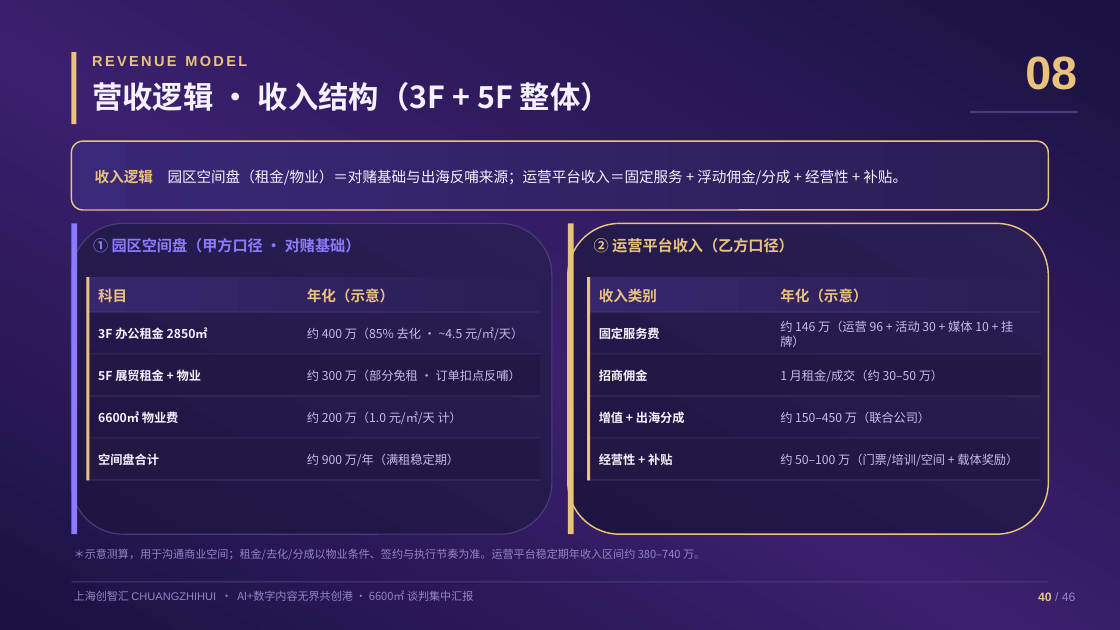
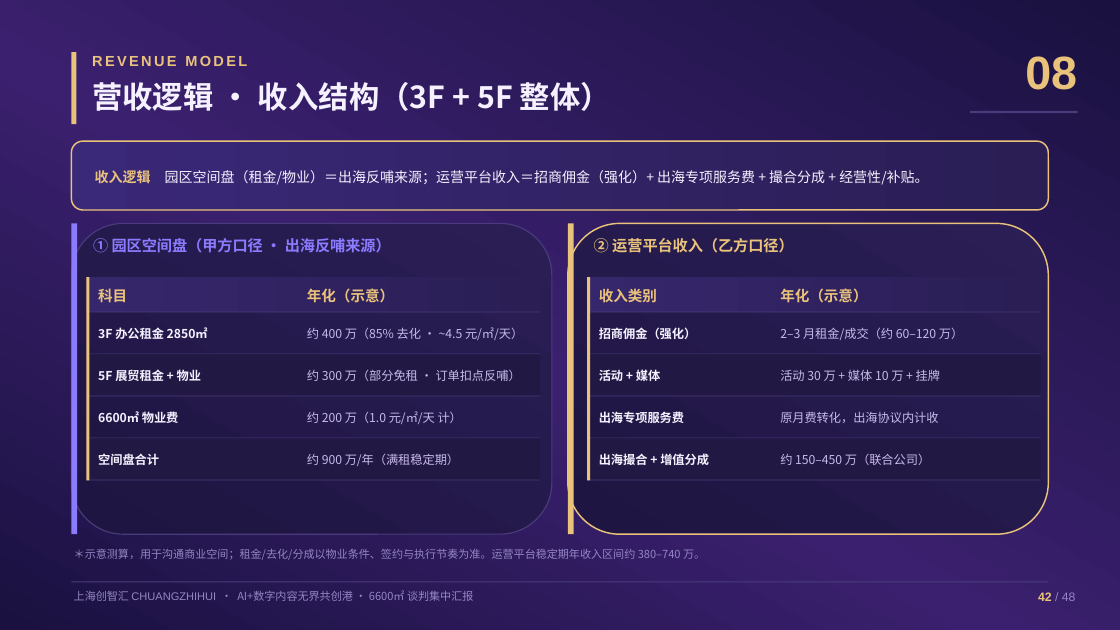
Before and after one commit to hujigang2010-maker/AIDEN, a slide deck: slide 42 of proposal/chuangzhihui-6600-proposal.pptx (slide 40 before the commit). Drawn at 1120x630 pixels with LibreOffice and Linux fonts; fonts in the diff are those of the drawing. Boxes give left, top, right and bottom in pixels: in the first picture for what was removed or moved away, otherwise in the second. Text is boxed around its words. In the diff, an @@ line names an element or a change of style, - is before the commit and + after.

```diff
--- a/proposal/chuangzhihui-6600-proposal.pptx
+++ b/proposal/chuangzhihui-6600-proposal.pptx
@@ text at (x1=95, y1=170, x2=928, y2=185): text changed; size 12.5 to 12 pt @@
-收入逻辑 园区空间盘（租金/物业）＝对赌基础与出海反哺来源；运营平台收入＝固定服务 + 浮动佣金/分成 + 经营性 + 补贴。
+收入逻辑 园区空间盘（租金/物业）＝出海反哺来源；运营平台收入＝招商佣金（强化）+ 出海专项服务费 + 撮合分成 + 经营性/补贴。
@@ text at (x1=93, y1=238, x2=391, y2=253): text changed @@
-① 园区空间盘（甲方口径 · 对赌基础）
+① 园区空间盘（甲方口径 · 出海反哺来源）
@@ text at (x1=599, y1=327, x2=696, y2=339): text changed @@
-固定服务费
+招商佣金（强化）
@@ text at (x1=780, y1=328, x2=963, y2=340): text changed @@
-约 146 万（运营 96 + 活动 30 + 媒体 10 + 挂牌）
+2–3 月租金/成交（约 60–120 万）
@@ text at (x1=599, y1=369, x2=660, y2=381): text changed @@
-招商佣金
+活动 + 媒体
@@ text at (x1=780, y1=370, x2=940, y2=381): text changed @@
-1 月租金/成交（约 30–50 万）
+活动 30 万 + 媒体 10 万 + 挂牌
@@ text at (x1=599, y1=411, x2=684, y2=423): text changed @@
-增值 + 出海分成
+出海专项服务费
@@ text added at (x1=780, y1=412, x2=938, y2=423), 10.5 pt, text #C6BAEA @@
+原月费转化，出海协议内计收
@@ text "约 150–450 万（联合公司）" moved from (x1=780, y1=412, x2=930, y2=423) to (x1=780, y1=454, x2=930, y2=465) @@
@@ text at (x1=599, y1=453, x2=709, y2=465): text changed @@
-经营性 + 补贴
+出海撮合 + 增值分成
@@ text removed at (x1=780, y1=453, x2=1018, y2=466) @@
-约 50–100 万（门票/培训/空间 + 载体奖励）
@@ text at (x1=1038, y1=592, x2=1076, y2=601): text changed @@
-40 / 46
+42 / 48
```
Also in this commit, not shown: 43 other slides changed, 2 slides added, 5 other files.
